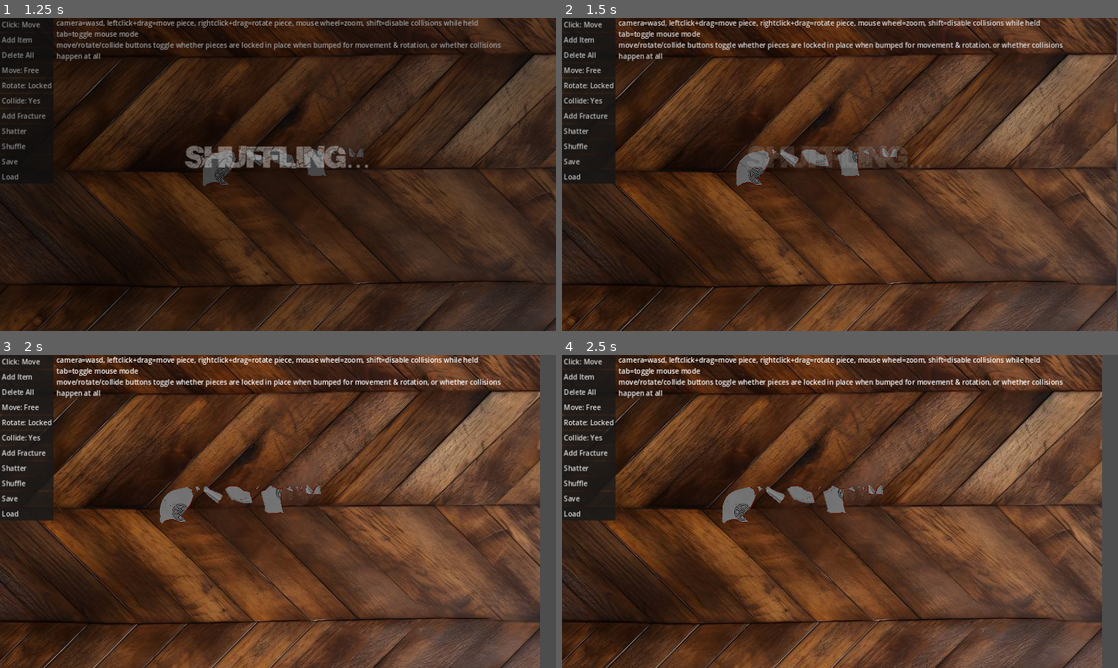
Above: before the commit, frames 1-4 (two rows, left to right).
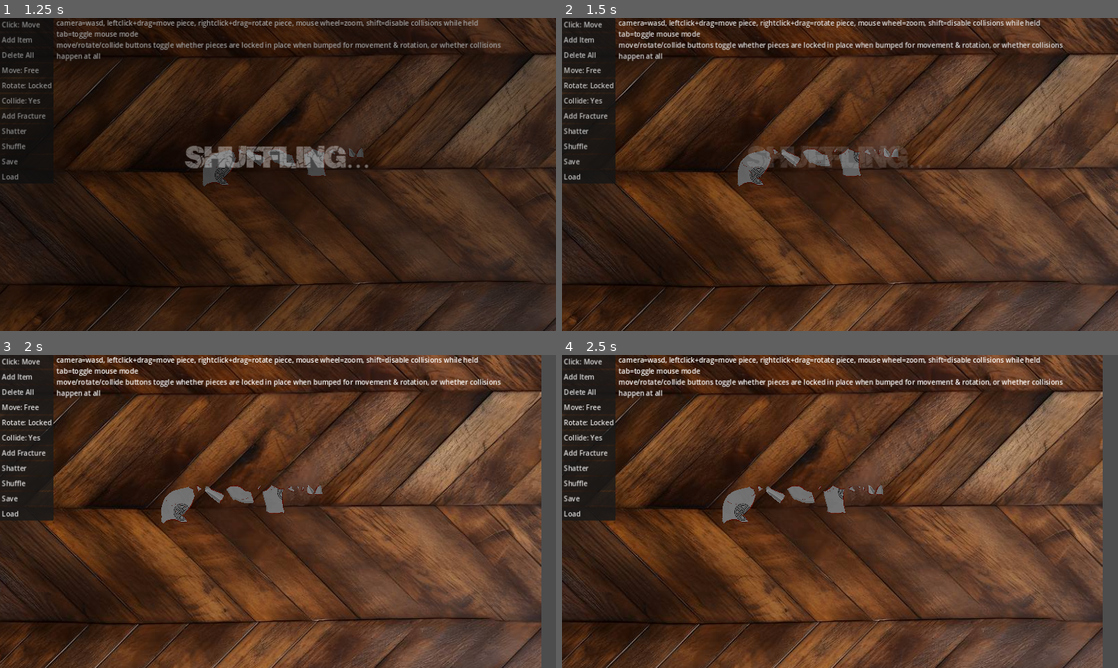
Above: after the commit, the same moments.

Repository: feyrkh/Exploratory
Game: Godot game, scene res://pottery/CleaningTable.tscn
Same seed, same stepped clock (60 frames per second), same inputs: the game is played once before the commit and once after it. This scene is started directly instead of the project's main scene.
Inputs (mouse positions are in pixels of both pictures, inside the frame that each line leads up to):
- Up to frame 1 (1.25 s): click "Click: Move" at 0.5 s
- Up to frame 2 (1.5 s): tap Enter at 1.25 s; move the mouse to (962, 158) at 1.27 s; hold D (right) from 1.28 s (still down); tap Space (add_crack) at 1.35 s; click (962, 158) at 1.42 s
- Up to frame 3 (2 s): keep holding D (right)
- Up to frame 4 (2.5 s): release D (right) at 2 s; drag from (728, 527) to (962, 495) at 2.02 s

Frame 1 is identical in both runs. In frame 2, 3.7% of the frame differs, in the area x 0-100%, y 0-100%; in frame 3, 4.9%, in the area x 0-98%, y 0-100%; in frame 4, 0.2%.

Commit message:
Add middle-drag for camera movement, improve camera borders

Diff:
--- a/pottery/ArcheologyItem.gd
+++ b/pottery/ArcheologyItem.gd
@@ -1,5 +1,8 @@
 extends RigidBody2D
 class_name ArcheologyItem
+
+const TOO_SMALL_POLYGON_AREA := 35
+const TOO_SMALL_POLYGON_EDGE_RATIO := 0.6
 
 enum Fields {IMG_DATA, POSITION, ROTATION, POLYGON, ORIG_AREA, SHATTER_SIZE}
 
@@ -27,8 +30,6 @@
 			set_process(false)
 			set_process_input(false)
 
-const TOO_SMALL_POLYGON_AREA := 35
-const TOO_SMALL_POLYGON_EDGE_RATIO := 0.6
 var original_boundary_polygon
 
 # Length of all the edges in pixels, used for picking random spots on the edge
--- a/pottery/CleaningTable.gd
+++ b/pottery/CleaningTable.gd
@@ -1,7 +1,7 @@
 extends Node2D
 class_name CleaningTable
 
-const CAMERA_MOVE_SPEED := 25
+const CAMERA_MOVE_SPEED := 55
 const ZOOM_INCREMENT := Vector2(0.1, 0.1)
 
 const CRACK_COUNT_SETTING := "crack_count"
@@ -12,6 +12,8 @@
 @export var camera_top_left_limit:Vector2 = Vector2(-100, -100)
 @export var camera_bot_right_limit:Vector2 = Vector2(4500, 3300)
 var collision_temp_disabled = false
+var camera_drag_mouse_start = null
+var camera_drag_camera_start = null
 
 # Called when the node enters the scene tree for the first time.
 func _ready():
@@ -90,25 +92,48 @@
 	#square.specific_scar(Vector2(151, 200), Vector2(150, 40), 0, 0.5, 0.5) # from bottom, long
 	#square.specific_scar(Vector2(100, 151), Vector2(260, 150), 0, 0.5, 0.5) # from left, long
 
+func set_camera_position(new_pos:Vector2):
+	var view_rect = camera.get_viewport_rect()
+	view_rect.position += new_pos
+	view_rect.size /= camera.zoom.x
+	var camera_top_left = view_rect.position - view_rect.size / 2
+	var camera_bot_right = view_rect.position + view_rect.size / 2
+	if camera_top_left.x <= camera_top_left_limit.x and camera_bot_right.x >= camera_bot_right_limit.x:
+		new_pos.x = (camera_top_left_limit.x + camera_bot_right_limit.x) / 2
+	elif camera_top_left.x < camera_top_left_limit.x:
+		new_pos.x = camera_top_left_limit.x + view_rect.size.x / 2
+	elif camera_bot_right.x > camera_bot_right_limit.x:
+		new_pos.x = camera_bot_right_limit.x - view_rect.size.x / 2
+	if camera_top_left.y <= camera_top_left_limit.y and camera_bot_right.y >= camera_bot_right_limit.y:
+		new_pos.y = (camera_top_left_limit.y + camera_bot_right_limit.y) / 2
+	elif camera_top_left.y < camera_top_left_limit.y:
+		new_pos.y = camera_top_left_limit.y + view_rect.size.y / 2
+	elif camera_bot_right.y > camera_bot_right_limit.y:
+		new_pos.y = camera_bot_right_limit.y - view_rect.size.y / 2
+	camera.position = new_pos
+
 func _process(_delta):
-	var movement = Input.get_vector("left", "right", "up", "down")
-	if movement != Vector2.ZERO:
-		var view_rect = camera.get_viewport_rect()
-		view_rect.position += camera.get_screen_center_position()
-		view_rect.size /= camera.zoom.x
-		var camera_top_left = view_rect.position - view_rect.size / 2
-		var camera_bot_right = view_rect.position + view_rect.size / 2
-		if movement.x < 0 and camera_top_left.x < camera_top_left_limit.x:
-			movement.x = 0
-		if movement.x > 0 and camera_bot_right.x > camera_bot_right_limit.x:
-			movement.x = 0
-		if movement.y < 0 and camera_top_left.y < camera_top_left_limit.y:
-			movement.y = 0
-		if movement.y > 0 and camera_bot_right.y > camera_bot_right_limit.y:
-			movement.y = 0
-
-		camera.position += movement * CAMERA_MOVE_SPEED / camera.zoom.x
-		adjust_camera_limits()
+	if camera_drag_mouse_start != null:
+		var offset = get_viewport().get_mouse_position() - camera_drag_mouse_start
+		offset = offset/camera.zoom.x
+		set_camera_position(camera_drag_camera_start - offset)
+	else:
+		var movement = Input.get_vector("left", "right", "up", "down")
+		if movement != Vector2.ZERO:
+			var view_rect = camera.get_viewport_rect()
+			view_rect.position += camera.get_screen_center_position()
+			view_rect.size /= camera.zoom.x
+			var camera_top_left = view_rect.position - view_rect.size / 2
+			var camera_bot_right = view_rect.position + view_rect.size / 2
+			if movement.x < 0 and camera_top_left.x < camera_top_left_limit.x:
+				movement.x = 0
+			if movement.x > 0 and camera_bot_right.x > camera_bot_right_limit.x:
+				movement.x = 0
+			if movement.y < 0 and camera_top_left.y < camera_top_left_limit.y:
+				movement.y = 0
+			if movement.y > 0 and camera_bot_right.y > camera_bot_right_limit.y:
+				movement.y = 0
+			set_camera_position(camera.position + movement * CAMERA_MOVE_SPEED / camera.zoom.x)
 
 func adjust_camera_limits():
 		var view_rect = camera.get_viewport_rect()
@@ -177,6 +202,12 @@
 			Global.camera_zoom_changed.emit(camera.zoom.x)
 			adjust_camera_limits()
 			get_viewport().set_input_as_handled()
+		elif event.is_action_pressed("camera_drag"):
+			camera_drag_mouse_start = get_viewport().get_mouse_position()
+			camera_drag_camera_start = camera.position
+		elif event.is_action_released("camera_drag"):
+			camera_drag_mouse_start = null
+			camera_drag_camera_start = null
 
 func handle_move_input(event):
 	if Global.collide == true and event.is_action_pressed("disable_collision"):
@@ -191,8 +222,6 @@
 func _on_freeze_button_pressed():
 	Global.freeze_pieces = !Global.freeze_pieces
 	update_button_text()
-
-
 
 func _on_lock_rotate_button_pressed():
 	Global.lock_rotation = !Global.lock_rotation
--- a/pottery/CleaningTable.tscn
+++ b/pottery/CleaningTable.tscn
@@ -122,6 +122,7 @@
 happen at all"
 
 [node name="FadeRect" type="ColorRect" parent="CanvasLayer"]
+visible = false
 offset_left = -1093.0
 offset_top = -390.0
 offset_right = 5176.0
--- a/project.godot
+++ b/project.godot
@@ -37,7 +37,7 @@
 }
 break_item={
 "deadzone": 0.5,
-"events": [Object(InputEventMouseButton,"resource_local_to_scene":false,"resource_name":"","device":-1,"window_id":0,"alt_pressed":false,"shift_pressed":false,"ctrl_pressed":false,"meta_pressed":false,"button_mask":0,"position":Vector2(0, 0),"global_position":Vector2(0, 0),"factor":1.0,"button_index":3,"canceled":false,"pressed":false,"double_click":false,"script":null)
+"events": [Object(InputEventMouseButton,"resource_local_to_scene":false,"resource_name":"","device":-1,"window_id":0,"alt_pressed":false,"shift_pressed":true,"ctrl_pressed":false,"meta_pressed":false,"button_mask":4,"position":Vector2(446, 25),"global_position":Vector2(450, 66),"factor":1.0,"button_index":3,"canceled":false,"pressed":true,"double_click":false,"script":null)
 ]
 }
 add_crack={
@@ -100,6 +100,11 @@
 "events": [Object(InputEventKey,"resource_local_to_scene":false,"resource_name":"","device":-1,"window_id":0,"alt_press …(182 unchanged characters)…
 ]
 }
+camera_drag={
+"deadzone": 0.5,
+"events": [Object(InputEventMouseButton,"resource_local_to_scene":false,"resource_name":"","device":-1,"window_id":0,"alt_pressed":false,"shift_pressed":false,"ctrl_pressed":false,"meta_pressed":false,"button_mask":4,"position":Vector2(256, 1),"global_position":Vector2(260, 42),"factor":1.0,"button_index":3,"canceled":false,"pressed":true,"double_click":false,"script":null)
+]
+}
 
 [layer_names]
 
